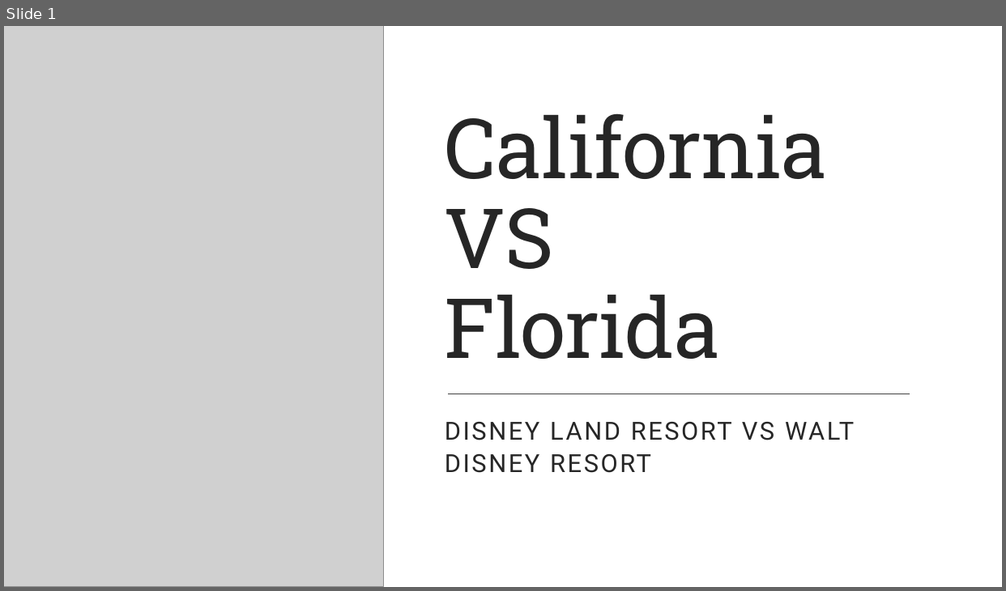
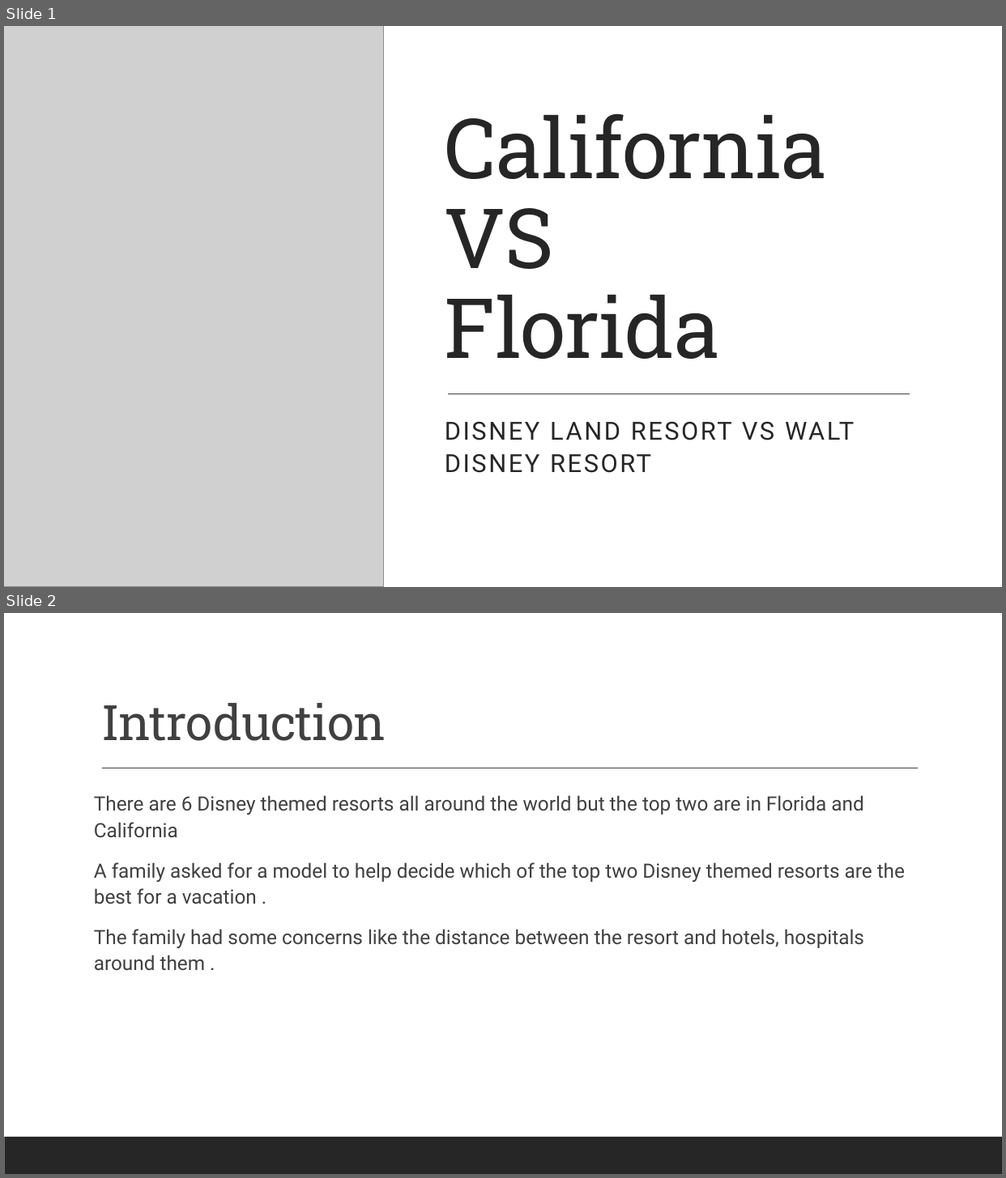
Before and after one commit to NohaGalal04/Coursera_Capstone, a slide deck: California.pptx. Shown one above the other, each under a label of ours: slide 1 before the commit, slides 1 and 2 after it. The pictures are 1006x591 and 1006x1178 pixels, drawn with LibreOffice and Linux fonts; fonts in the diff are those of the drawing; grey boxes stand for pictures. Boxes give left, top, right and bottom in pixels: in the first picture for what was removed or moved away, otherwise in the second. Text is boxed around its words. In the diff, an @@ line names an element or a change of style, - is before the commit and + after.

```diff
--- a/California.pptx
+++ b/California.pptx
@@ slide 2 added at (4,613,1002,1174), background #FFFFFF; not listed: 1 template element that a slide beside it also shows @@
@@ title added at (101,703,386,741), 47 pt, text #404040 @@
+Introduction
@@ line added from (102, 769) to (918, 769), #404040 1 pt @@
@@ text added at (94,795,905,971), 19 pt, text #404040 @@
+There are 6 Disney themed resorts all around the world but the top two are in Florida and California
+A family asked for a model to help decide which of the top two Disney themed resorts are the best for a vacation .
+The family had some concerns like the distance between the resort and hotels, hospitals around them .
```
Also in this commit, not shown: 3 slides changed, 4 other slides added.
